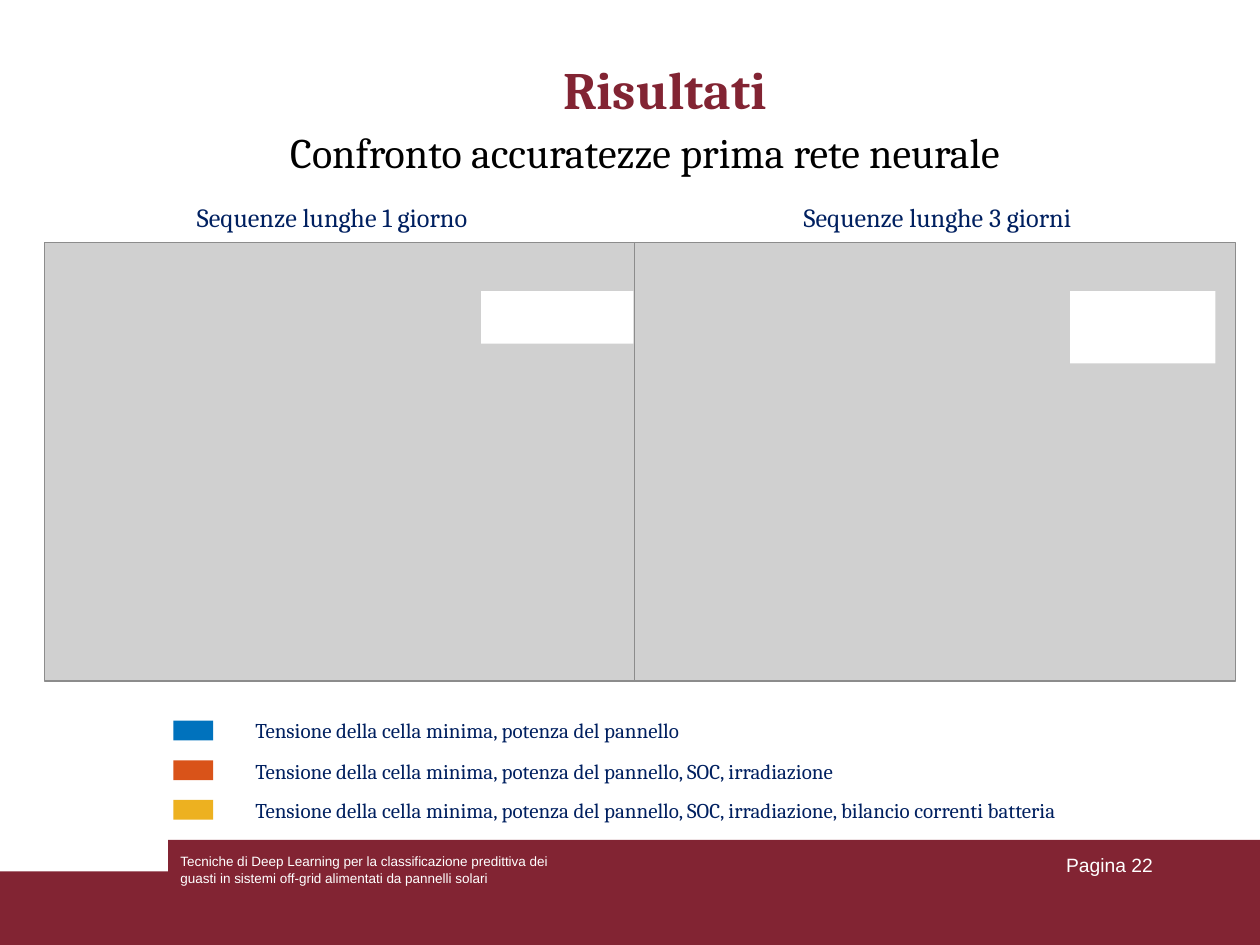
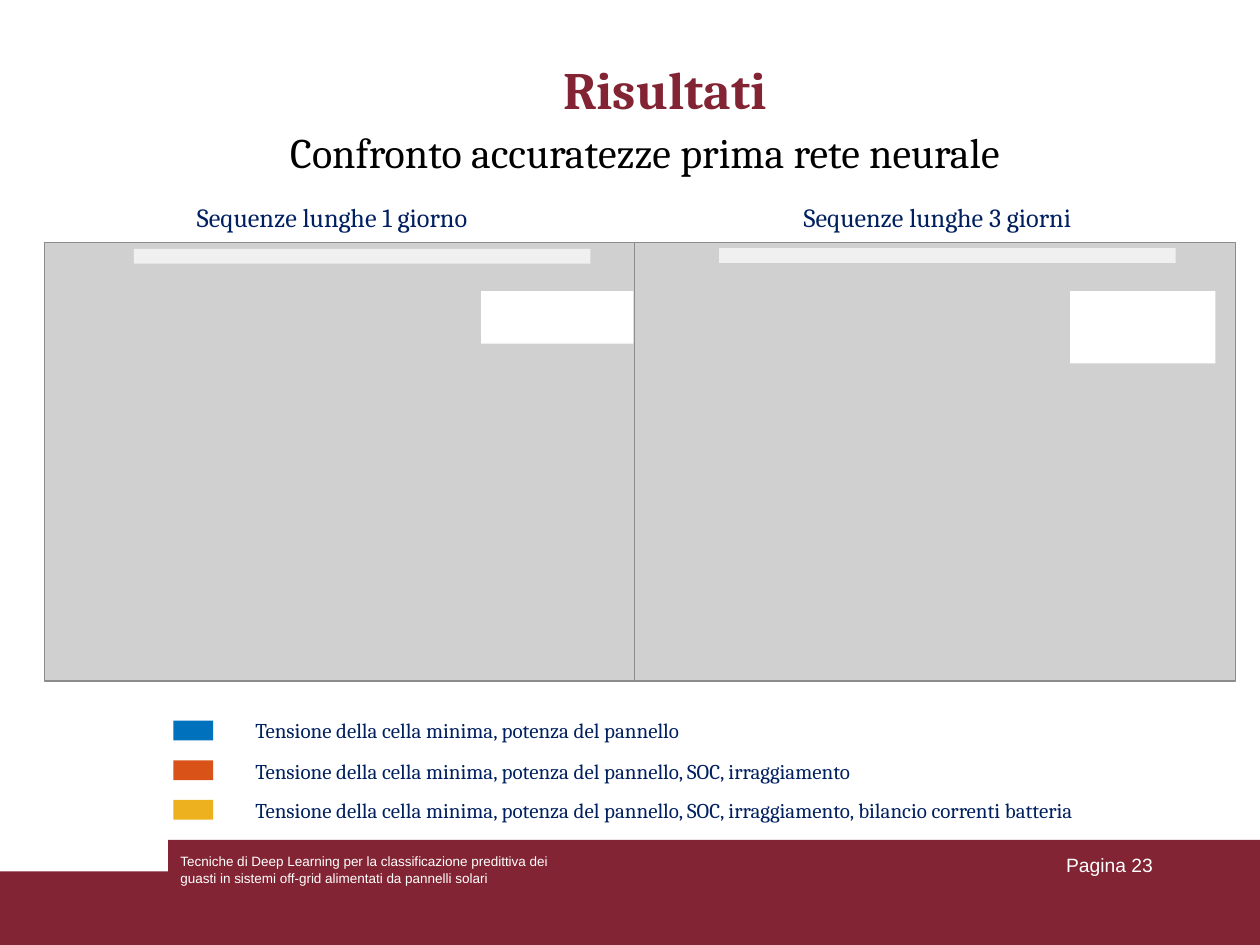
Before and after one commit to lorenzoooooo/DL-for-Predictive-Fault-Classification-in-Off-Grid-Systems, a slide deck: slide 23 of Presentazione_tesi.ppt (slide 22 before the commit). Drawn at 1260x945 pixels with LibreOffice and Linux fonts; fonts in the diff are those of the drawing; grey boxes stand for pictures. Boxes give left, top, right and bottom in pixels: in the first picture for what was removed or moved away, otherwise in the second. Text is boxed around its words. In the diff, an @@ line names an element or a change of style, - is before the commit and + after.

```diff
--- a/Presentazione_tesi.ppt
+++ b/Presentazione_tesi.ppt
@@ rectangle added at [134,249,590,265], fill #F0F0F0 @@
@@ rectangle added at [719,248,1176,263], fill #F0F0F0 @@
@@ text at [255,764,850,784]: text changed @@
-Tensione della cella minima, potenza del pannello, SOC, irradiazione
+Tensione della cella minima, potenza del pannello, SOC, irraggiamento
@@ text at [255,803,1072,823]: text changed @@
-Tensione della cella minima, potenza del pannello, SOC, irradiazione, bilancio correnti batteria
+Tensione della cella minima, potenza del pannello, SOC, irraggiamento, bilancio correnti batteria
@@ page number at [1066,858,1152,876]: text changed @@
-Pagina 22
+Pagina 23
```
Also in this commit, not shown: 17 other slides changed, 1 slide added.
